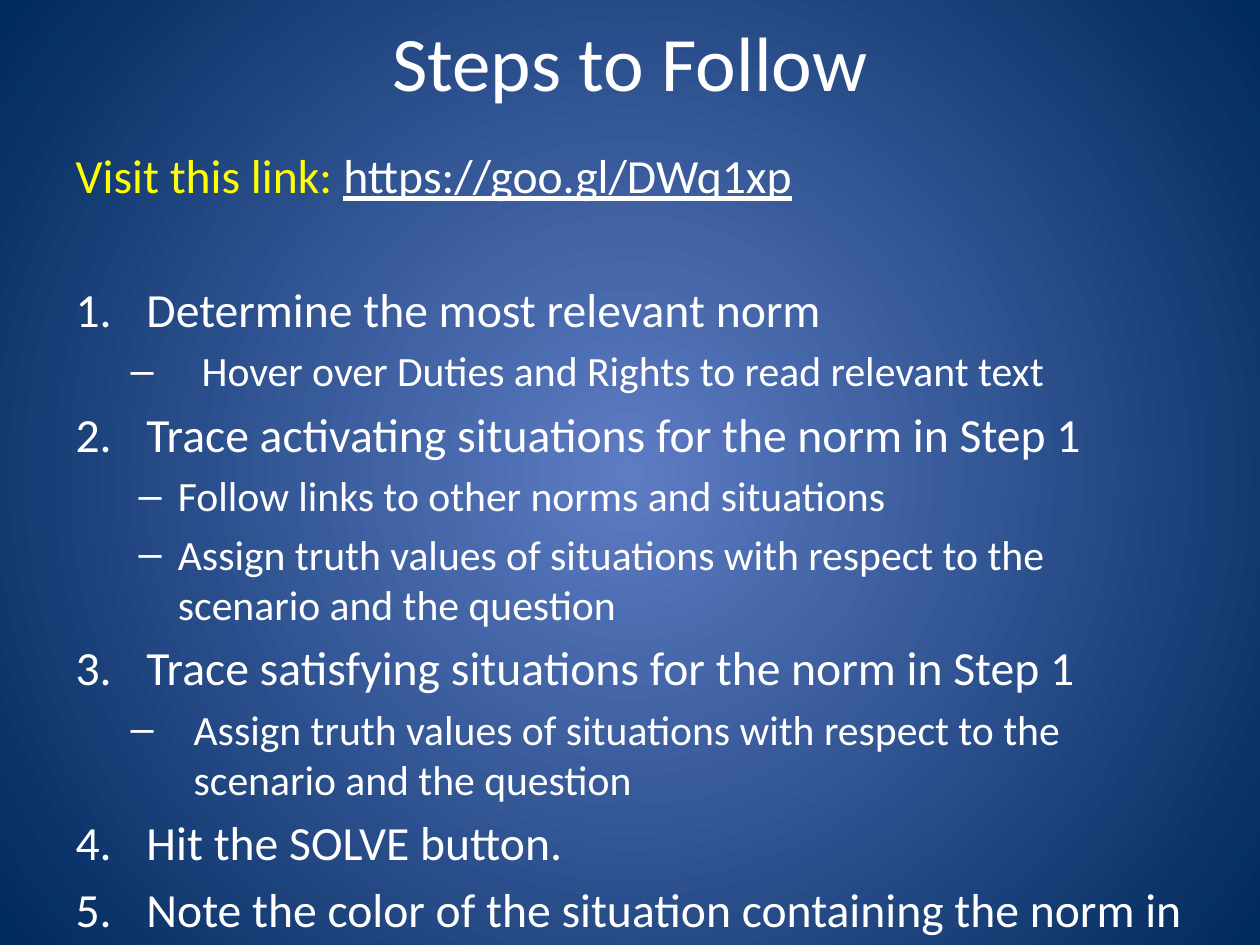
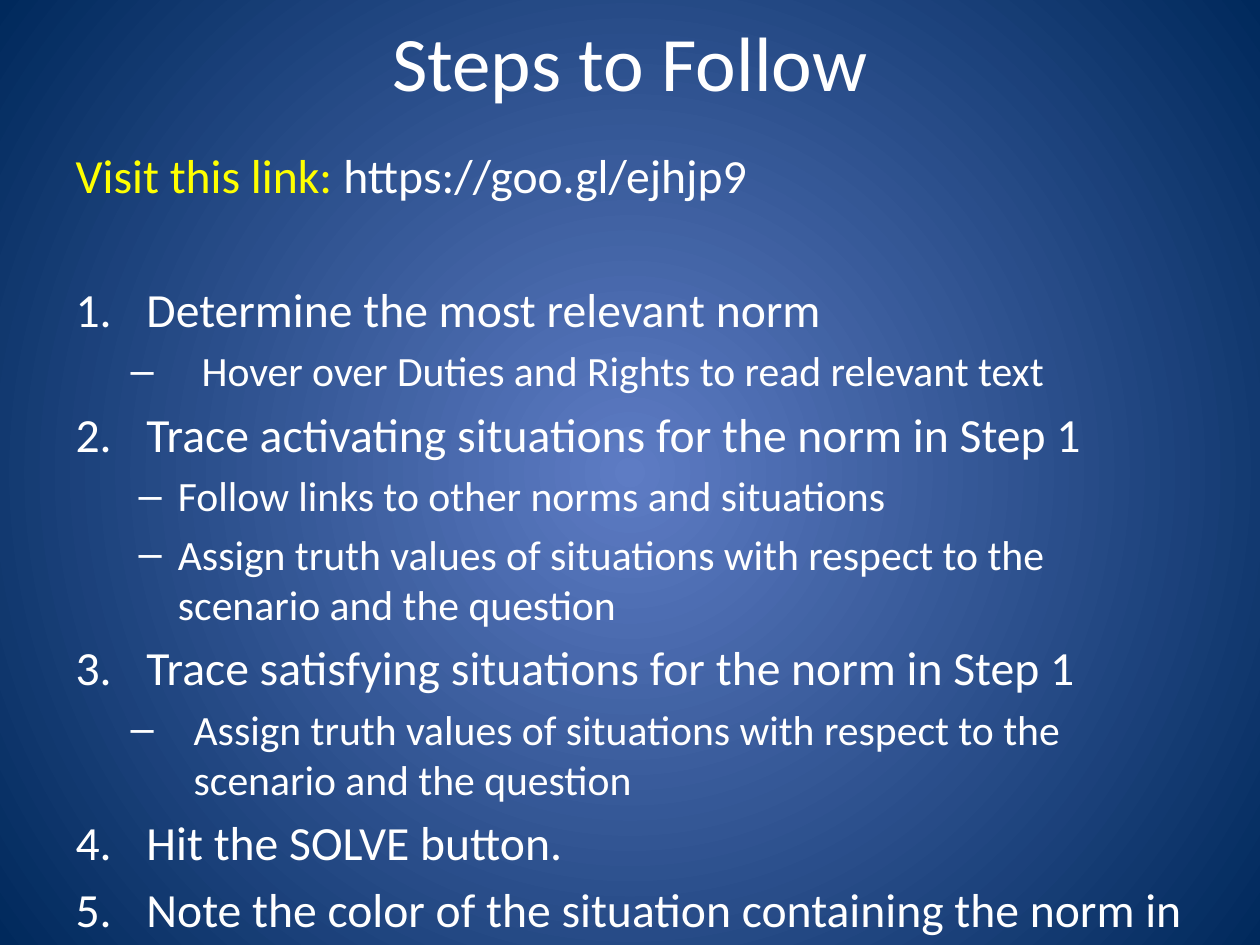
Before and after one commit to robinagandhi/modularnorms, a slide deck: slide 21 of examples/tutorial-slides.ppsx. Drawn at 1260x945 pixels with LibreOffice and Linux fonts; fonts in the diff are those of the drawing. Boxes give left, top, right and bottom in pixels: in the first picture for what was removed or moved away, otherwise in the second. Text is boxed around its words. In the diff, an @@ line names an element or a change of style, - is before the commit and + after.

Commit message:
slides updates

```diff
--- a/examples/tutorial-slides.ppsx
+++ b/examples/tutorial-slides.ppsx
@@ text at box(76, 160, 746, 201): text changed @@
-Visit this link: https://goo.gl/DWq1xp
+Visit this link: https://goo.gl/ejhjp9
```
Also in this commit, not shown: 1 other slide changed.
